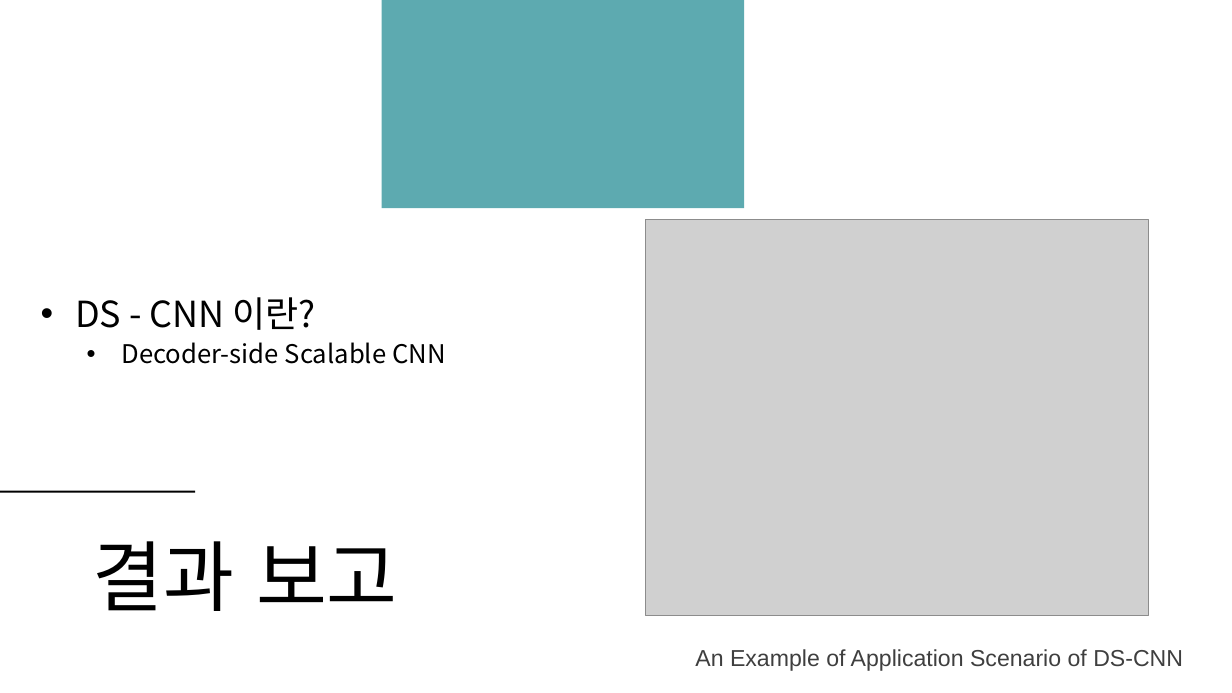
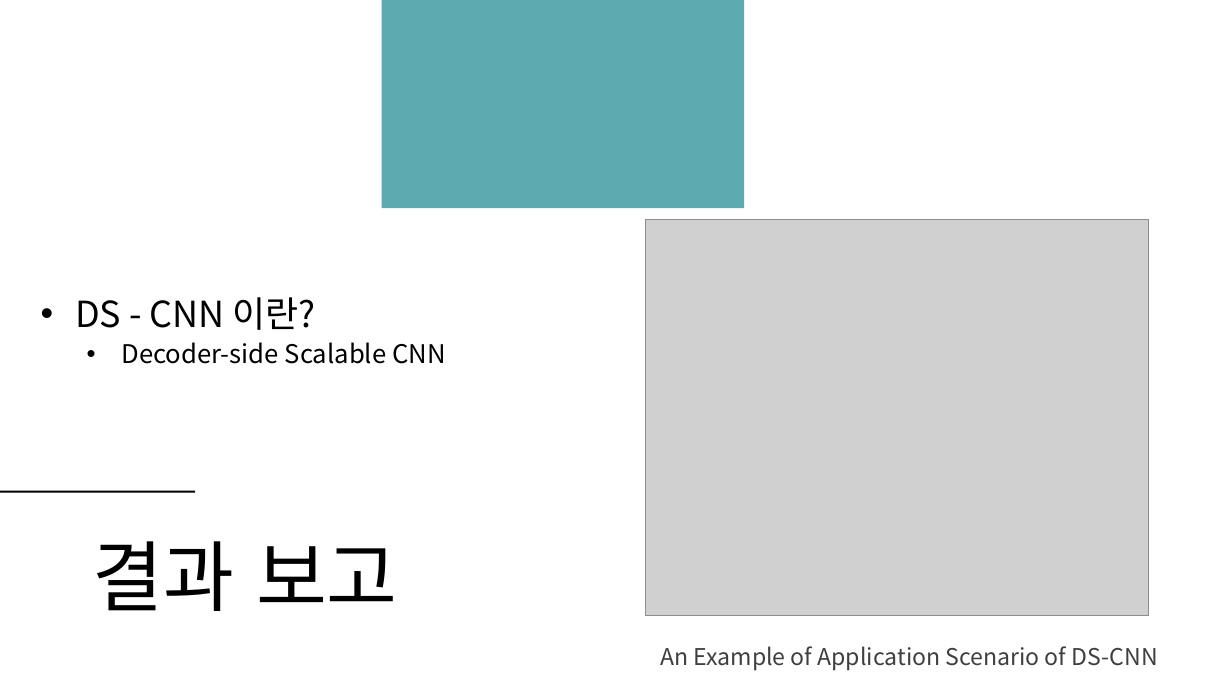
Before and after one commit to TeamPhoneticCode/Report, a slide deck: slide 7 of 2021_졸업과제_1번째_진행보고.pptx. Drawn at 1232x693 pixels with LibreOffice and Linux fonts; fonts in the diff are those of the drawing; grey boxes stand for pictures. Boxes give left, top, right and bottom in pixels: in the first picture for what was removed or moved away, otherwise in the second. Text is boxed around its words. In the diff, an @@ line names an element or a change of style, - is before the commit and + after.

```diff
--- a/2021_졸업과제_1번째_진행보고.pptx
+++ b/2021_졸업과제_1번째_진행보고.pptx
@@ text "An Example of Application Scenario ..." moved from (x1=695, y1=649, x2=1183, y2=671) to (x1=660, y1=646, x2=1158, y2=671) @@
@@ text "An Example of Application Scenario ..." at (x1=660, y1=646, x2=1158, y2=671): font Arial to Noto Sans CJK KR @@
```
